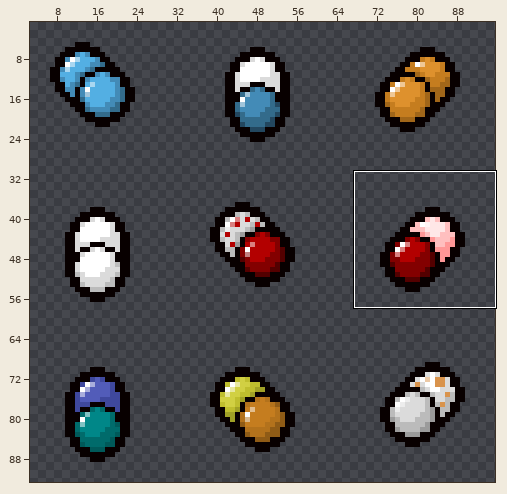
Sprite sheet, stored at src/resources/items/pills.png. Above: a wide view before the commit, with the close-up outlined.
Close-up. Earlier state:
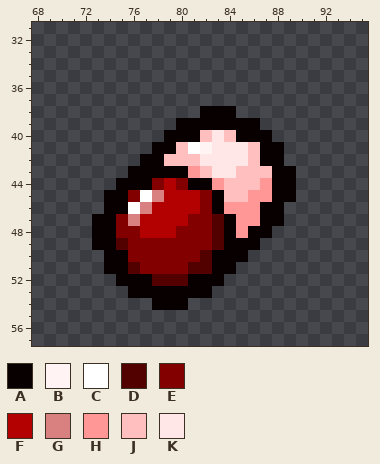
The file is 96x96 pixels. Shown: x 68..95, y 31..57. The wide view leaves out empty margins.
Palette (. is transparent): A #080000  B #fff3f3  C #ffffff  D #530000  E #830000  F #b30000  G #d98080  H #ff9797  J #ffbfbf  K #ffe7e7
The same view after the edit:
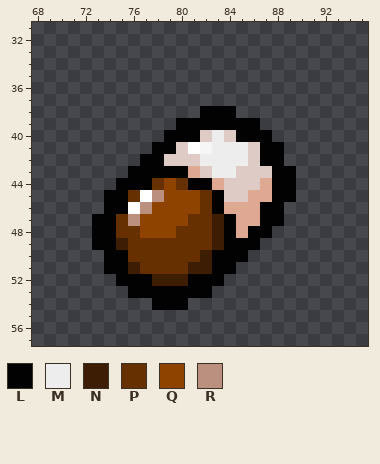
Colours new in this view: L #020202  M #ededed  N #3d1d03  P #663000  Q #8e4300  R #bb907f
The edit:
Colour B changes from #fff3f3 to #f6f6f6.
Colour H changes from #ff9797 to #dfa893.
Colour J changes from #ffbfbf to #dfcbc5.
Colour L replaces colour A in row 38 at x 82 to 84; in row 39 at x 80 to 86; in row 40 at x 79 to 81 and 85 to 87; in row 41 at x 78 to 79 and 87 to 88; in row 42 at x 77 to 78 and 87 to 88; in row 43 at x 76 to 80 and 88 to 89.
Colour L replaces colour A in row 44 at x 75 to 77, 81 to 82 and 88 to 89; in row 45 at x 74 to 75, 83 and 88 to 89; in row 46 at x 74 to 75, 83 and 87 to 88; in row 47 at x 73 to 74, 84 and 87 to 88; in row 48 at x 73 to 74, 84 and 86 to 87; in row 49 at x 73 to 74 and 84 to 86.
Colour L replaces colour A in row 50 at x 74 to 75 and 83 to 85; in row 51 at x 74 to 75 and 83 to 84; in row 52 at x 75 to 77 and 81 to 83; in row 53 at x 76 to 82; in row 54 at x 78 to 80.
Colour M replaces colour K in row 40 at x 83; in row 41 at x 83 to 85; in row 42 at x 82 to 85; in row 43 at x 83 to 84.
Colour N replaces colour D in rows 47 to 48 at x 83; in row 49 at x 75 and 83; in row 50 at x 82; in row 51 at x 76 and 81 to 82; in row 52 at x 78 to 80.
Colour P replaces colour E in row 44 at x 78 and 80; in row 45 at x 76 and 82; in row 46 at x 82; in row 47 at x 75 and 81 to 82; in row 48 at x 75 to 76 and 80 to 82; in row 49 at x 76 to 82.
Colour P replaces colour E in row 50 at x 76 to 81; in row 51 at x 77 to 80.
Colour Q replaces colour F in row 44 at x 79; in row 45 at x 79 to 81; in row 46 at x 78 to 81; in row 47 at x 77 to 80; in row 48 at x 77 to 79.
Colour R replaces colour G in row 45 at x 78; in row 46 at x 77; in row 47 at x 76.
Pixel boxes of the changes (left, top, right, bottom) in both close-ups:
changed: (92, 106, 296, 310)
